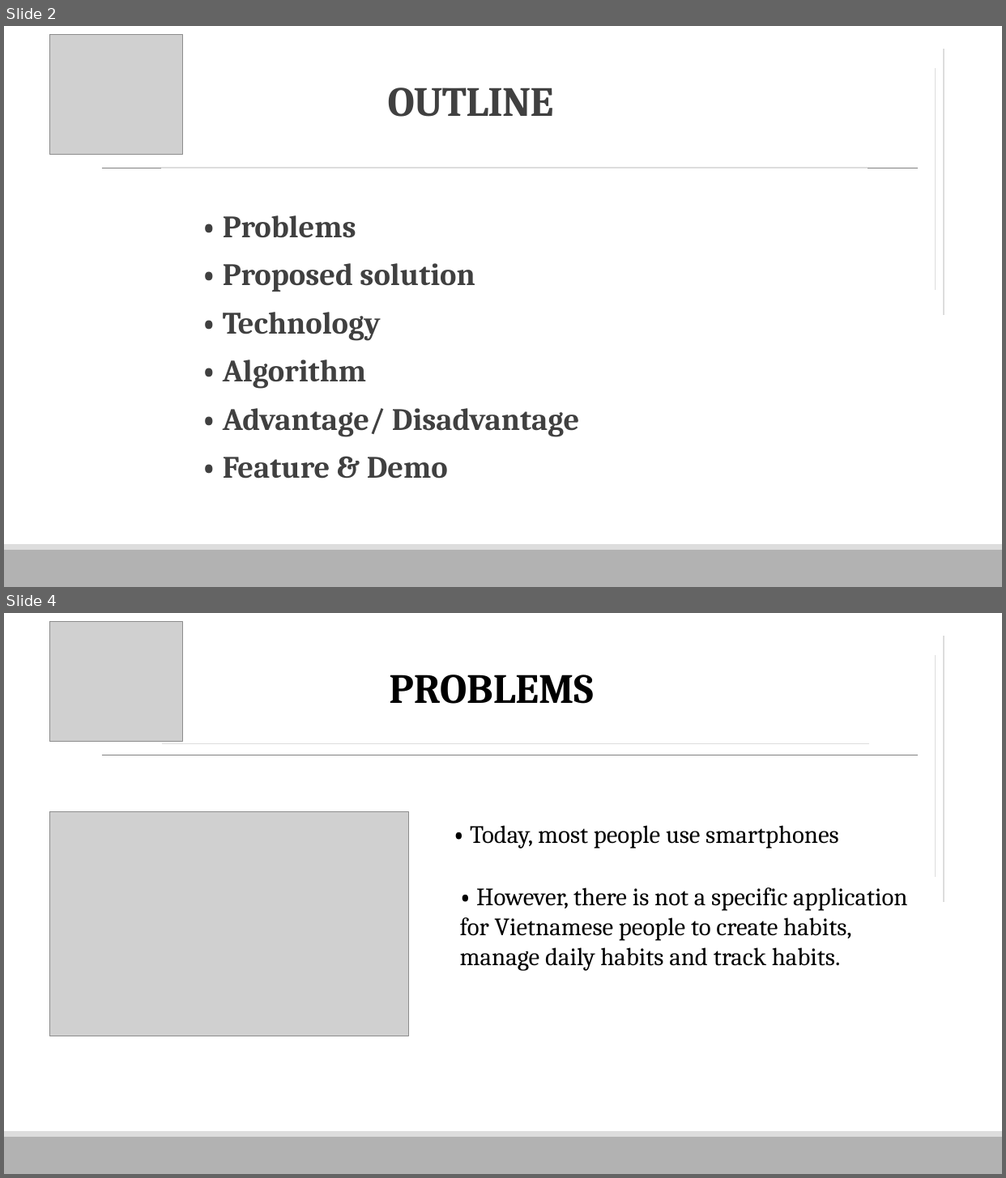
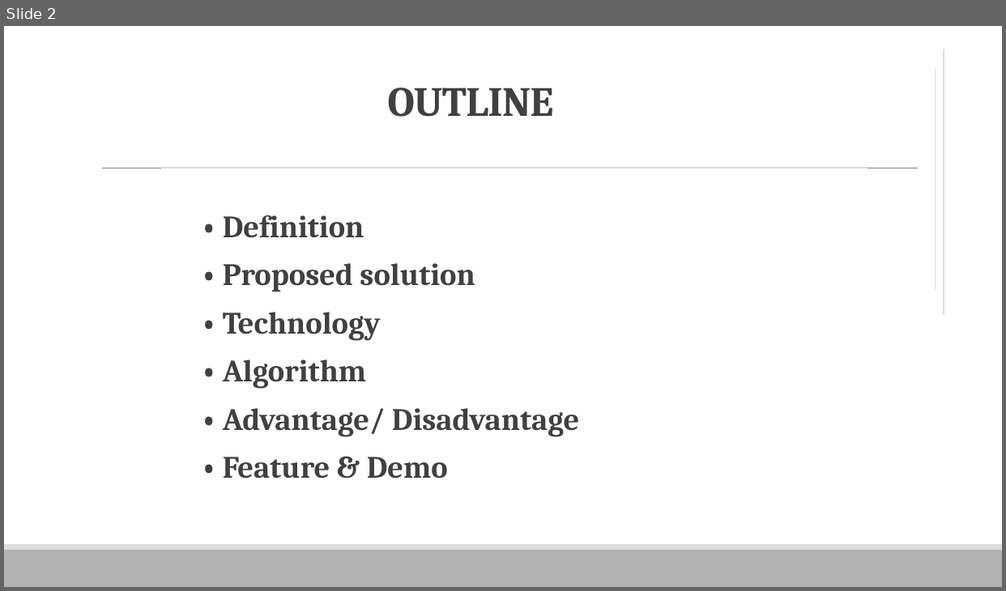
Before and after one commit to vnhabittracker/VHT-Server, a slide deck: VHT.pptx. Shown one above the other, each under a label of ours: slides 2 and 4 before the commit, slide 2 after it; the slides between them are not shown. The pictures are 1006x1178 and 1006x591 pixels, drawn with LibreOffice and Linux fonts; fonts in the diff are those of the drawing; grey boxes stand for pictures. Boxes give left, top, right and bottom in pixels: in the first picture for what was removed or moved away, otherwise in the second. Text is boxed around its words. In the diff, an @@ line names an element or a change of style, - is before the commit and + after.

```diff
--- a/VHT.pptx
+++ b/VHT.pptx
@@ slide 4 removed at [4,613,1002,1174], background #FFFFFF; not listed: 3 template elements that a slide beside it also shows @@
@@ picture removed at [50,621,183,742] @@
@@ line removed from (944, 902) to (944, 636) @@
@@ line removed from (936, 877) to (936, 656) @@
@@ text removed at [389,675,593,704] @@
-PROBLEMS
@@ line removed from (162, 744) to (869, 744) @@
@@ picture removed at [50,812,409,1036] @@
@@ text removed at [470,825,839,849] @@
-• Today, most people use smartphones
@@ text removed at [460,888,907,971] @@
-• However, there is not a specific application for Vietnamese people to create habits, manage daily habits and track habits.
@@ slide 2 changed as well @@
@@ picture removed at [50,34,183,155] @@
@@ text at [223,215,364,238]: text changed @@
-  • Problems
+  • Definition
```
Also in this commit, not shown: 19 other slides changed, 4 slides added, 5 other slides removed.
